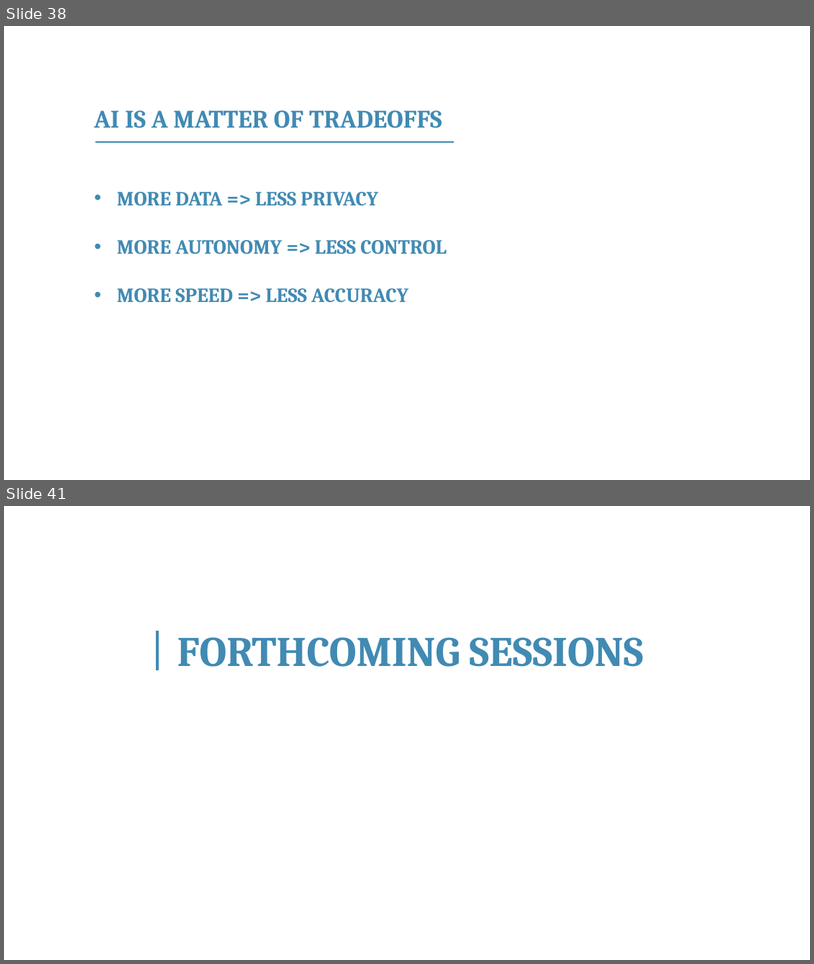
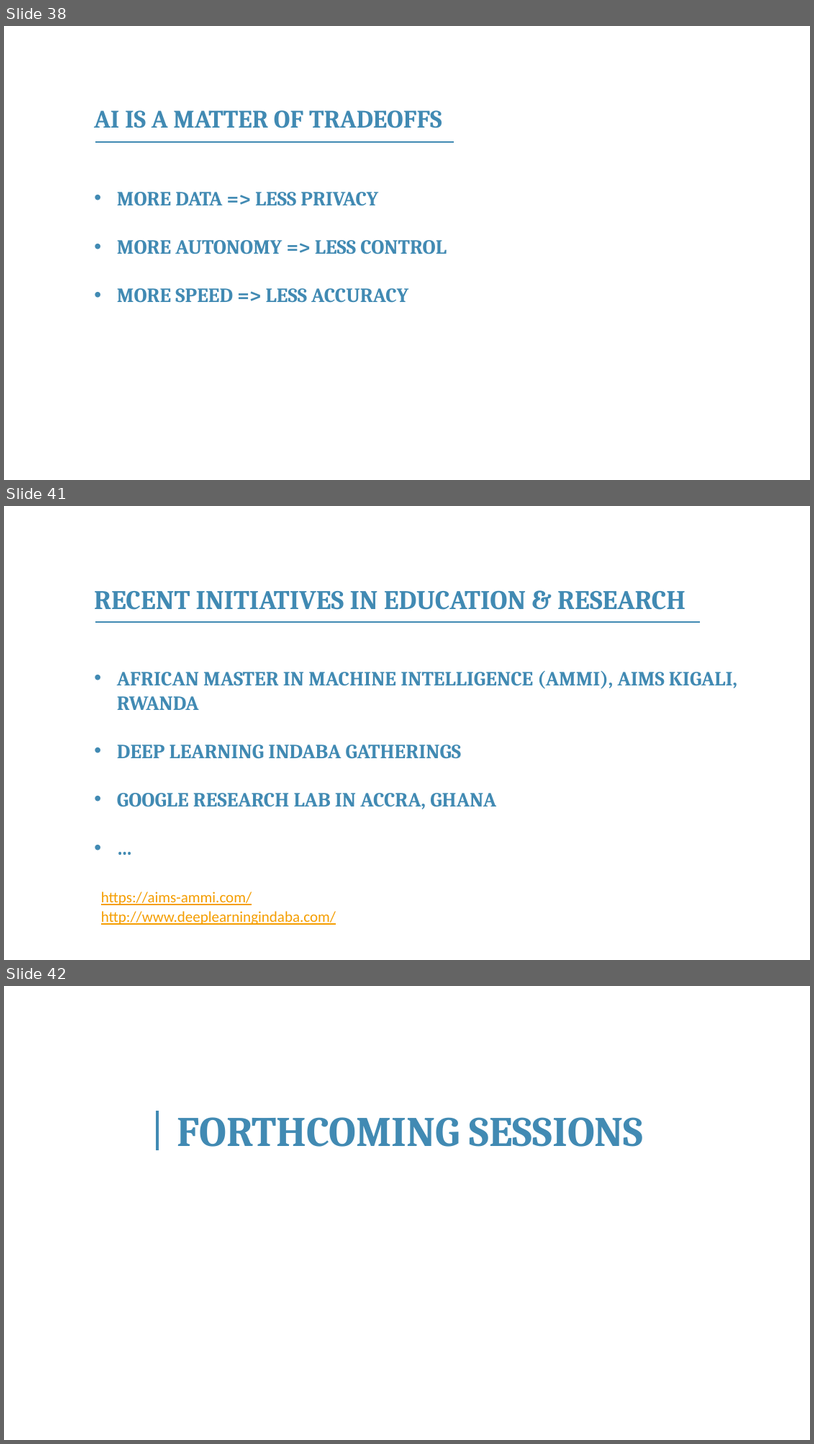
Before and after one commit to franckalbinet/itu-eaco-zanzibar-12-2018, a slide deck: presentations/session-4-intro-to-ai.pptx. Shown one above the other, each under a label of ours: slides 38 and 41 before the commit, slides 38, 41 and 42 after it; the slides between them are not shown. The pictures are 814x964 and 814x1444 pixels, drawn with LibreOffice and Linux fonts; fonts in the diff are those of the drawing; background and template pictures are left out. Boxes give left, top, right and bottom in pixels: in the first picture for what was removed or moved away, otherwise in the second. Text is boxed around its words. In the diff, an @@ line names an element or a change of style, - is before the commit and + after.

```diff
--- a/presentations/session-4-intro-to-ai.pptx
+++ b/presentations/session-4-intro-to-ai.pptx
@@ slide 41 added at (x1=4, y1=506, x2=810, y2=960), background #FFFFFF @@
@@ text added at (x1=94, y1=590, x2=686, y2=610), 32 pt, text #418AB3, bold @@
+RECENT INITIATIVES IN EDUCATION & RESEARCH
@@ line added from (95, 622) to (700, 622), #418AB3 1 pt @@
@@ text added at (x1=117, y1=671, x2=738, y2=809), 24 pt, text #418AB3, bold @@
+• AFRICAN MASTER IN MACHINE INTELLIGENCE (AMMI), AIMS KIGALI, RWANDA
+• DEEP LEARNING INDABA GATHERINGS
+• GOOGLE RESEARCH LAB IN ACCRA, GHANA
+• …
@@ text added at (x1=101, y1=891, x2=252, y2=905), 18 pt, text #F59E00, underline @@
+https://aims-ammi.com/
@@ text added at (x1=101, y1=911, x2=336, y2=924), 18 pt, text #F59E00, underline @@
+http://www.deeplearningindaba.com/
@@ what was slide 41 is now slide 42 @@
```
Also in this commit, not shown: 3 slides changed, 1 other slide added, 1 slide removed, 1 other file.
